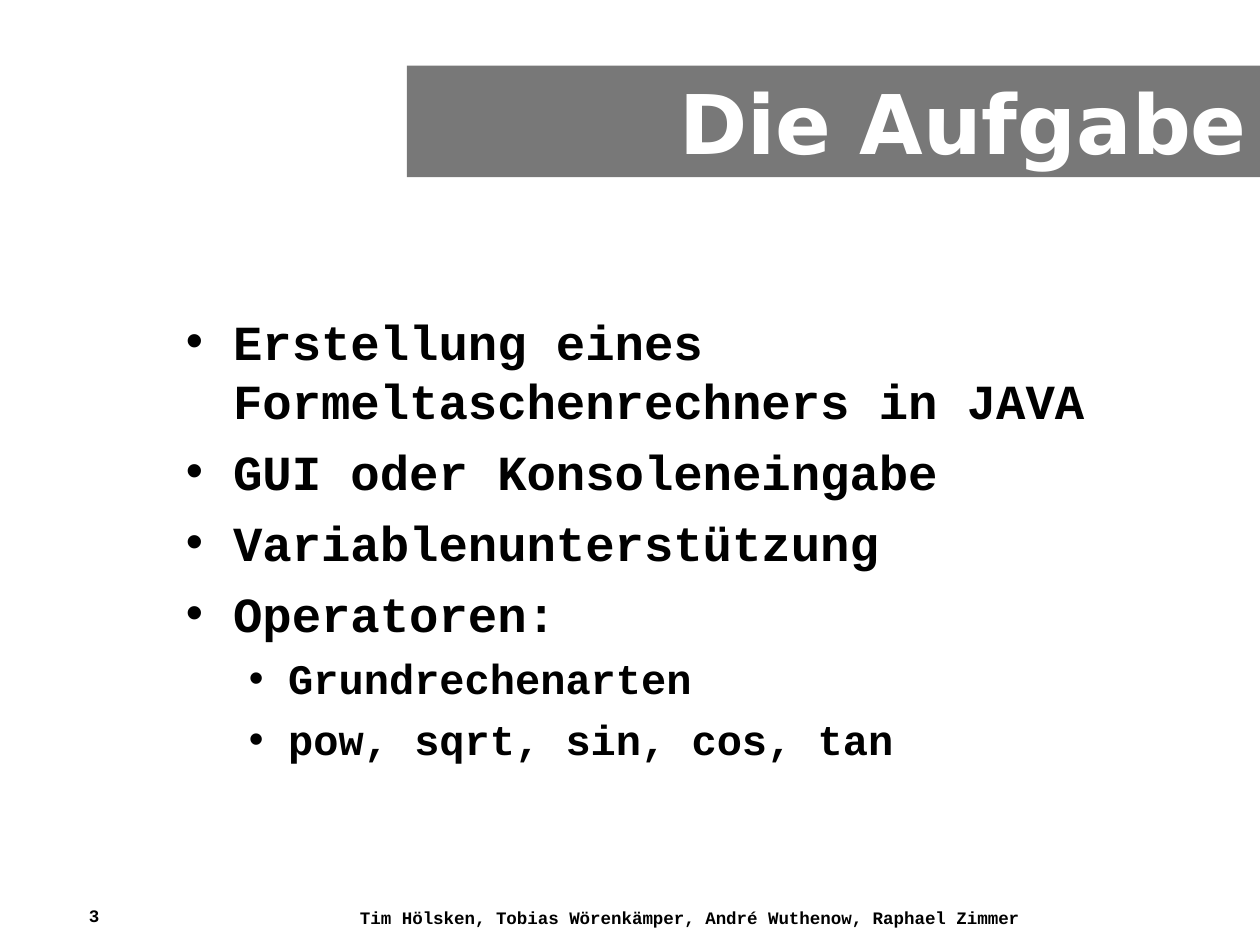
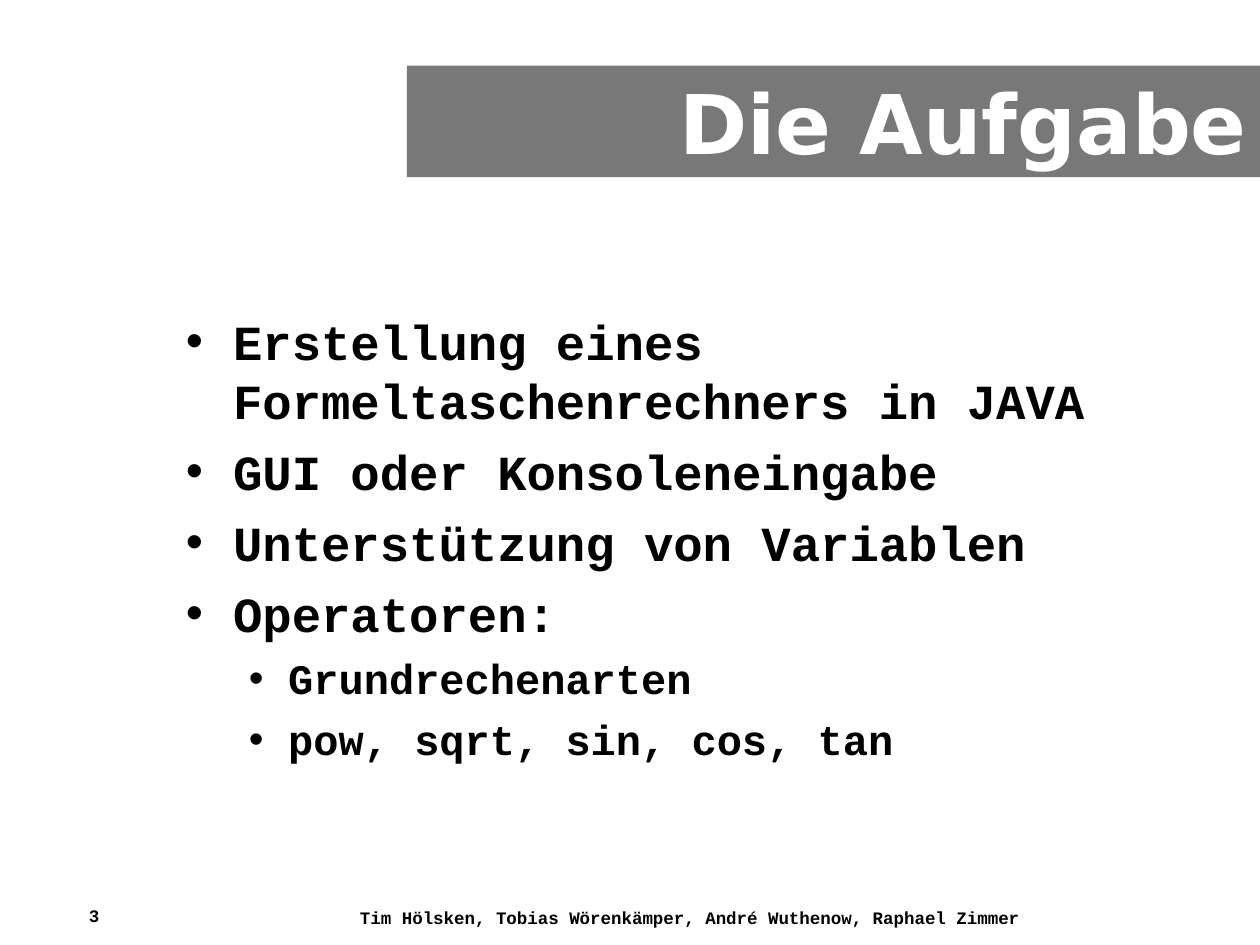
Before and after one commit to timhoelsken/easygoingcalculatorwithoutnumbers, a slide deck: slide 3 of Calculator/misc/documents/Praesentation.ppt. Drawn at 1260x945 pixels with LibreOffice and Linux fonts; fonts in the diff are those of the drawing; background and template pictures are left out. Boxes give left, top, right and bottom in pixels: in the first picture for what was removed or moved away, otherwise in the second. Text is boxed around its words. In the diff, an @@ line names an element or a change of style, - is before the commit and + after.

```diff
--- a/Calculator/misc/documents/Praesentation.ppt
+++ b/Calculator/misc/documents/Praesentation.ppt
@@ text at (233,526,1025,572): text changed @@
-• Variablenunterstützung
+• Unterstützung von Variablen
```
Also in this commit, not shown: 3 other slides changed.
